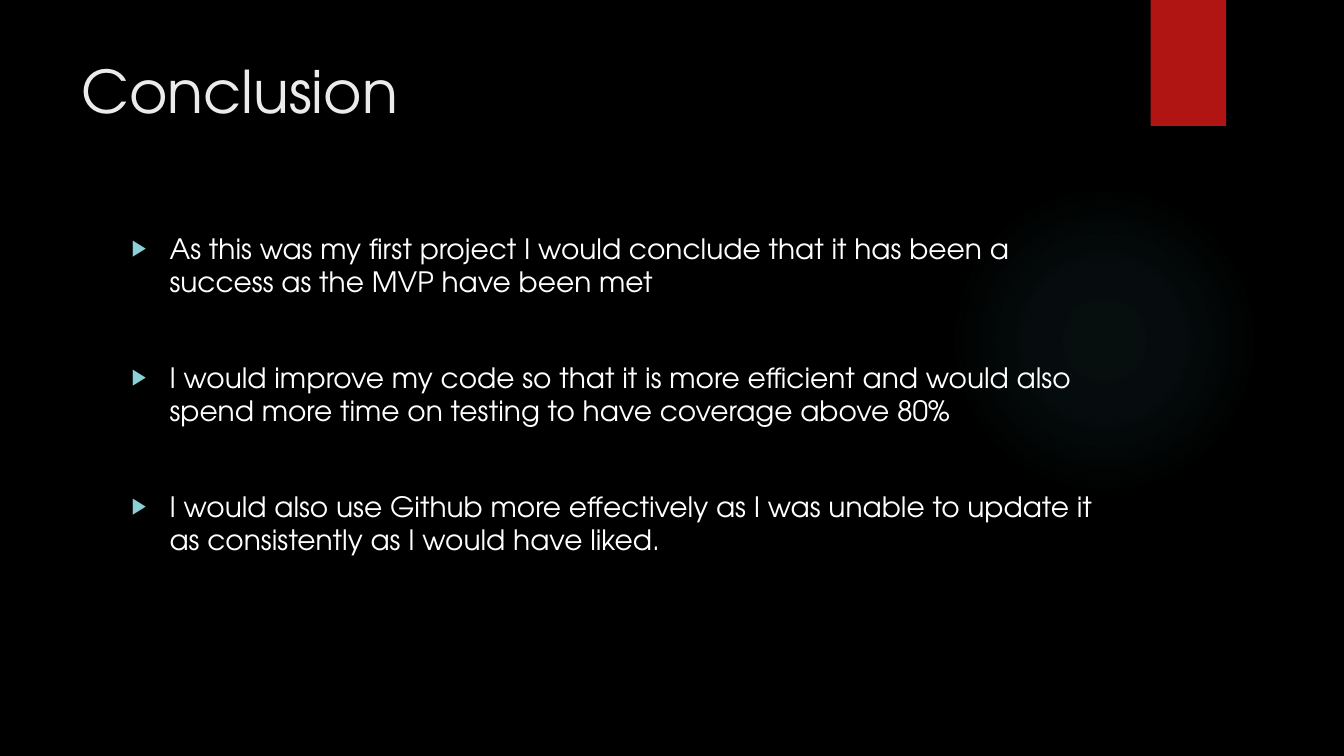
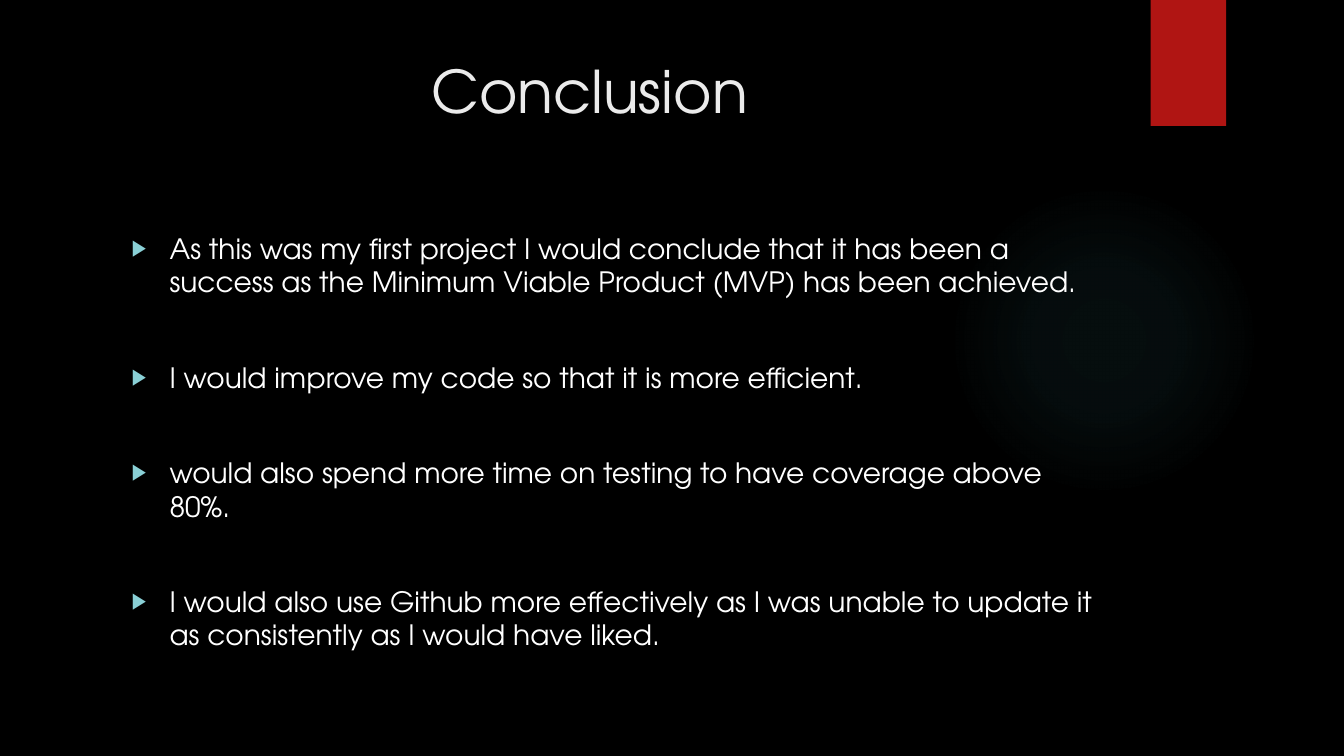
Before and after one commit to Toseef-Github/IMS-22EnableMay2, a slide deck: slide 12 of IMS Presentation.pptx. Drawn at 1344x756 pixels with LibreOffice and Linux fonts; fonts in the diff are those of the drawing; background and template pictures are left out. Boxes give left, top, right and bottom in pixels: in the first picture for what was removed or moved away, otherwise in the second. Text is boxed around its words. In the diff, an @@ line names an element or a change of style, - is before the commit and + after.

Commit message:
updated presentation

```diff
--- a/IMS Presentation.pptx
+++ b/IMS Presentation.pptx
@@ title "Conclusion" at [431,68,748,114]: alignment left to centre @@
@@ text at [170,238,1076,518]: text changed @@
-▶ As this was my first project I would conclude that it has been a success as the MVP have been met
-▶ I would improve my code so that it is more efficient and would also spend more time on testing to have coverage above 80%
+▶ As this was my first project I would conclude that it has been a success as the Minimum Viable Product (MVP) has been achieved.
+▶ I would improve my code so that it is more efficient.
+▶ would also spend more time on testing to have coverage above 80%.
```
Also in this commit, not shown: 5 other slides changed.
